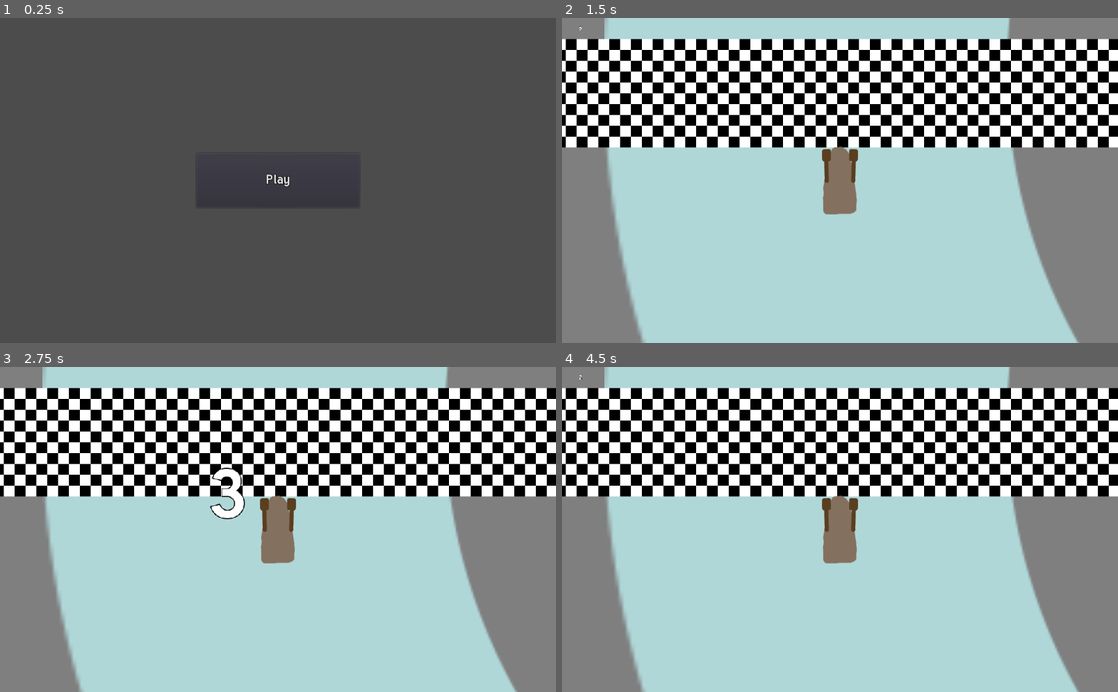
Above: before the commit, frames 1-4 (two rows, left to right).
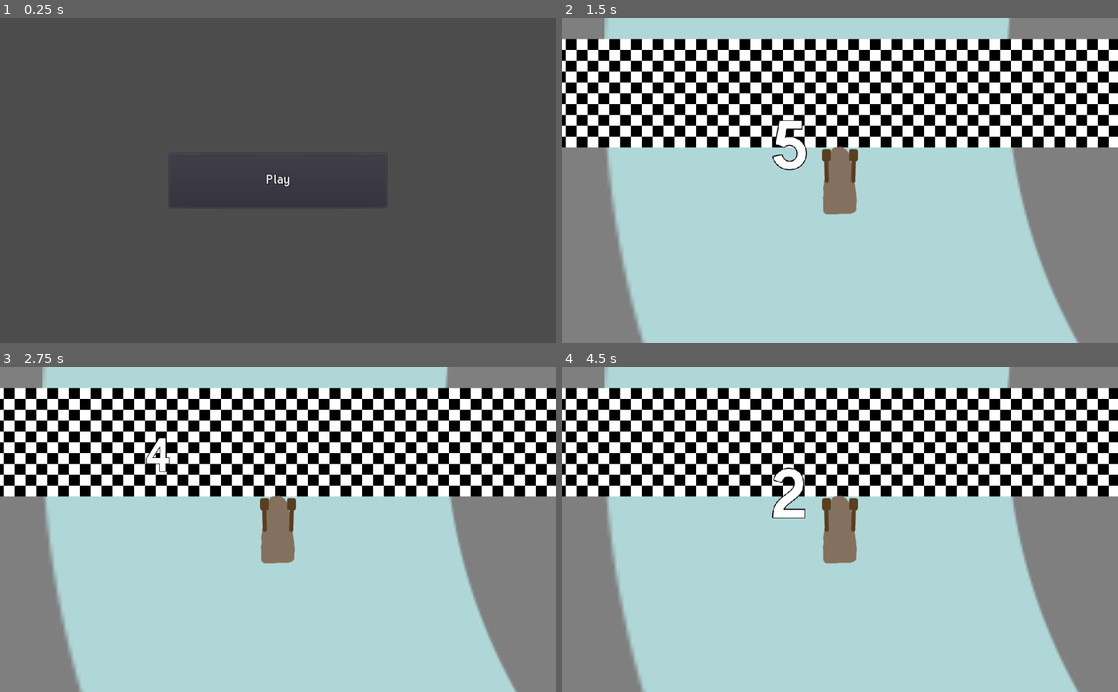
Above: after the commit, the same moments.

Repository: MilanVasko/Ludum-Dare-47
Game: Godot game, scene res://main_menu/main_menu.tscn
Same seed, same stepped clock (60 frames per second), same inputs: the game is played once before the commit and once after it.
Inputs (mouse positions are in pixels of both pictures, inside the frame that each line leads up to):
- Up to frame 1 (0.25 s): no input
- Up to frame 2 (1.5 s): click "Play" at 0.5 s; click (840, 135) at 1.25 s, where only the run after the commit has a clickable "Race with time"
- Up to frame 3 (2.75 s): hold Right (right) from 2.03 s (still down)
- Up to frame 4 (4.5 s): release Right (right) at 2.78 s; hold Left (left) 2.78-3.53 s; hold Right (right) from 3.53 s (still down)

The runs differ from the first frame. In frame 1, less than 0.1% of the frame differs, in the area x 32-68%, y 57-59%; in frame 2, 0.5%; in frame 3, 0.6%, in the area x 26-45%, y 21-47%; in frame 4, 0.4%.

Commit message:
Add play menu

Diff:
--- a/main_menu/main_menu.gd
+++ b/main_menu/main_menu.gd
@@ -1,5 +1,5 @@
 extends Control
 
 func _on_play_pressed():
-	var err = get_tree().change_scene("res://main.tscn")
+	var err = get_tree().change_scene("res://main_menu/play_menu/play_menu.tscn")
 	assert(err == OK)
--- a/main_menu/main_menu.tscn
+++ b/main_menu/main_menu.tscn
@@ -6,18 +6,18 @@
 anchor_right = 1.0
 anchor_bottom = 1.0
 script = ExtResource( 1 )
-__meta__ = {
-"_edit_use_anchors_": false
-}
 
 [node name="Play" type="Button" parent="."]
 anchor_left = 0.5
 anchor_top = 0.5
 anchor_right = 0.5
 anchor_bottom = 0.5
-margin_left = -150.0
+margin_left = -200.0
 margin_top = -50.0
-margin_right = 150.0
+margin_right = 200.0
 margin_bottom = 50.0
 text = "Play"
+__meta__ = {
+"_edit_use_anchors_": false
+}
 [connection signal="pressed" from="Play" to="." method="_on_play_pressed"]
--- /dev/null
+++ b/main_menu/play_menu/play_menu.gd
@@ -0,0 +1,12 @@
+extends Control
+
+func _on_race_with_time_pressed():
+	var err = get_tree().change_scene("res://main.tscn")
+	assert(err == OK)
+
+func _on_race_with_friends_pressed():
+	print("TODO")
+
+func _on_back_pressed():
+	var err = get_tree().change_scene("res://main_menu/main_menu.tscn")
+	assert(err == OK)
--- /dev/null
+++ b/main_menu/play_menu/play_menu.tscn
@@ -0,0 +1,61 @@
+[gd_scene load_steps=2 format=2]
+
+[ext_resource path="res://main_menu/play_menu/play_menu.gd" type="Script" id=1]
+
+[node name="PlayMenu" type="Control"]
+anchor_right = 1.0
+anchor_bottom = 1.0
+script = ExtResource( 1 )
+__meta__ = {
+"_edit_use_anchors_": false
+}
+
+[node name="SelectGameMode" type="Label" parent="."]
+anchor_right = 1.0
+margin_top = 100.0
+margin_bottom = 150.0
+text = "Please select game mode."
+align = 1
+valign = 1
+__meta__ = {
+"_edit_use_anchors_": false
+}
+
+[node name="RaceWithTime" type="Button" parent="."]
+anchor_left = 0.5
+anchor_top = 0.5
+anchor_right = 0.5
+anchor_bottom = 0.5
+margin_left = -200.0
+margin_top = -131.0
+margin_right = 200.0
+margin_bottom = -30.9999
+text = "Race with time"
+__meta__ = {
+"_edit_use_anchors_": false
+}
+
+[node name="RaceWithFriends" type="Button" parent="."]
+anchor_left = 0.5
+anchor_top = 0.5
+anchor_right = 0.5
+anchor_bottom = 0.5
+margin_left = -200.0
+margin_top = 30.0
+margin_right = 200.0
+margin_bottom = 130.0
+text = "Race with friends (split screen)"
+__meta__ = {
+"_edit_use_anchors_": false
+}
+
+[node name="Back" type="Button" parent="."]
+anchor_top = 1.0
+anchor_bottom = 1.0
+margin_top = -50.0
+margin_right = 150.0
+margin_bottom = -0.249268
+text = "Back"
+[connection signal="pressed" from="RaceWithTime" to="." method="_on_race_with_time_pressed"]
+[connection signal="pressed" from="RaceWithFriends" to="." method="_on_race_with_friends_pressed"]
+[connection signal="pressed" from="Back" to="." method="_on_back_pressed"]
